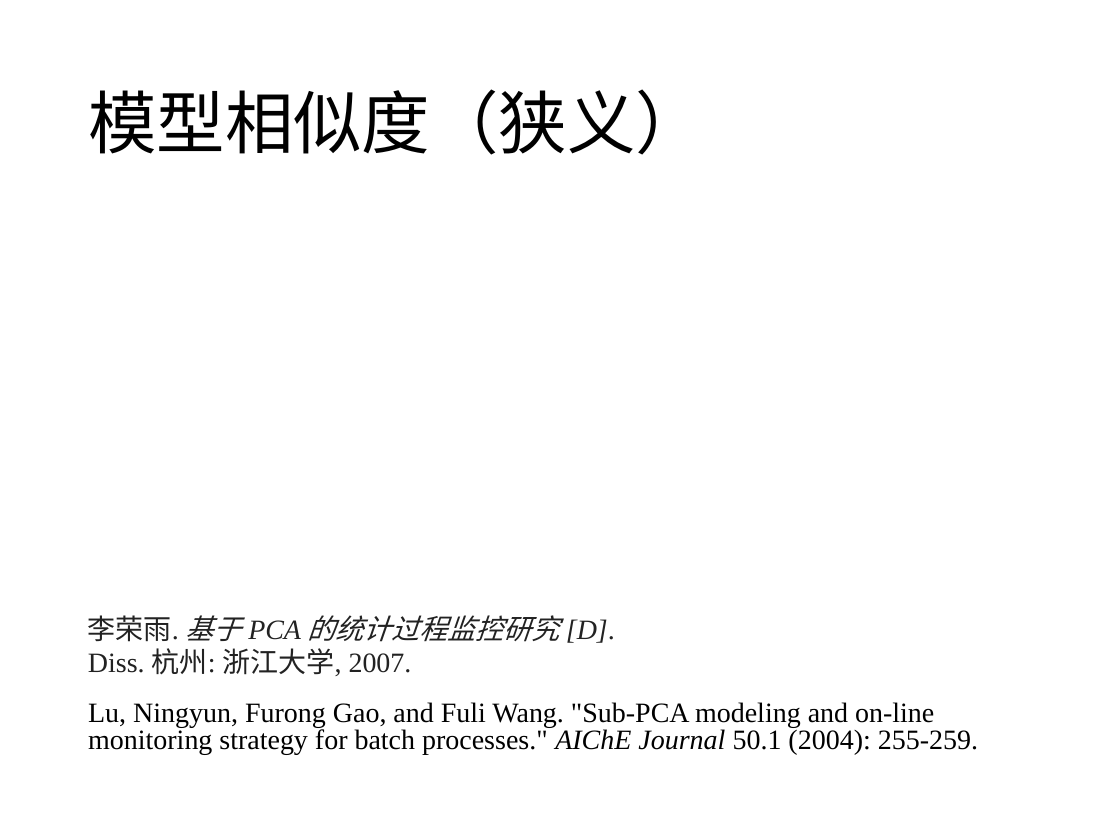
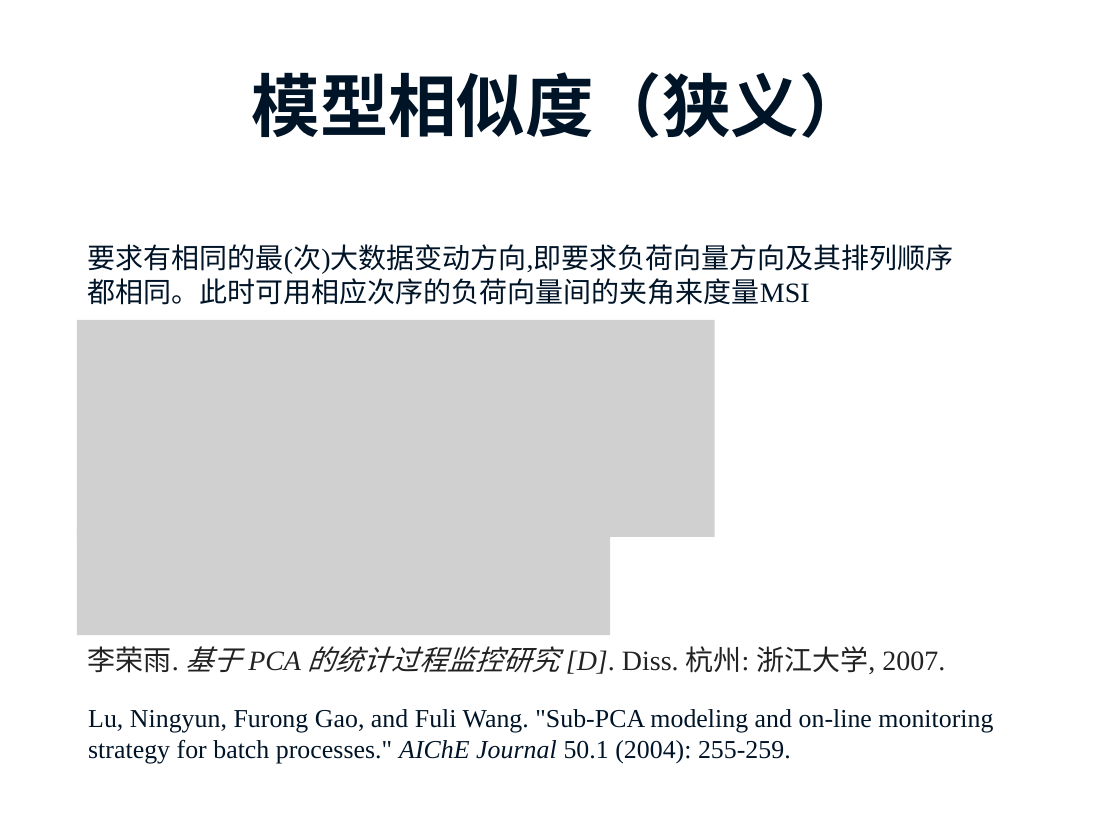
Before and after one commit to prm10/paper, a slide deck: slide 19 of presentation/msi.pptx (slide 13 before the commit). Drawn at 1120x840 pixels with LibreOffice and Linux fonts; fonts in the diff are those of the drawing; grey boxes stand for pictures; background and template pictures are left out. Boxes give left, top, right and bottom in pixels: in the first picture for what was removed or moved away, otherwise in the second. Text is boxed around its words. In the diff, an @@ line names an element or a change of style, - is before the commit and + after.

```diff
--- a/presentation/msi.pptx
+++ b/presentation/msi.pptx
@@ title "模型相似度（狭义）": place and size @@
-title "模型相似度（狭义）" at bbox=[88, 89, 704, 155]
+title "模型相似度（狭义）" at bbox=[252, 72, 868, 138]
@@ title "模型相似度（狭义）" at bbox=[252, 72, 868, 138]: font Calibri to Times New Roman, text colour #000000 to #001428, bold on; alignment left to centre; line spacing 0.9 to 1 @@
@@ text added at bbox=[88, 244, 954, 305], 18 pt, text #001428 @@
+要求有相同的最(次)大数据变动方向,即要求负荷向量方向及其排列顺序都相同。此时可用相应次序的负荷向量间的夹角来度量MSI
@@ picture added at bbox=[77, 320, 715, 538] @@
@@ picture added at bbox=[77, 528, 610, 635] @@
@@ text "李荣雨. 基于 PCA 的统计过程监控研究 [D]. ..." rewrapped from bbox=[88, 615, 615, 676] to bbox=[88, 646, 945, 674] @@
@@ text "Lu, Ningyun, Furong Gao, and ..." at bbox=[88, 709, 993, 764]: size 18 to 16.6 pt, text colour #000000 to #001428; line spacing 0.8 to 1; less space between paragraphs @@
```
Also in this commit, not shown: 20 other slides changed, 9 slides added, 1 slide removed, 1 other file.
